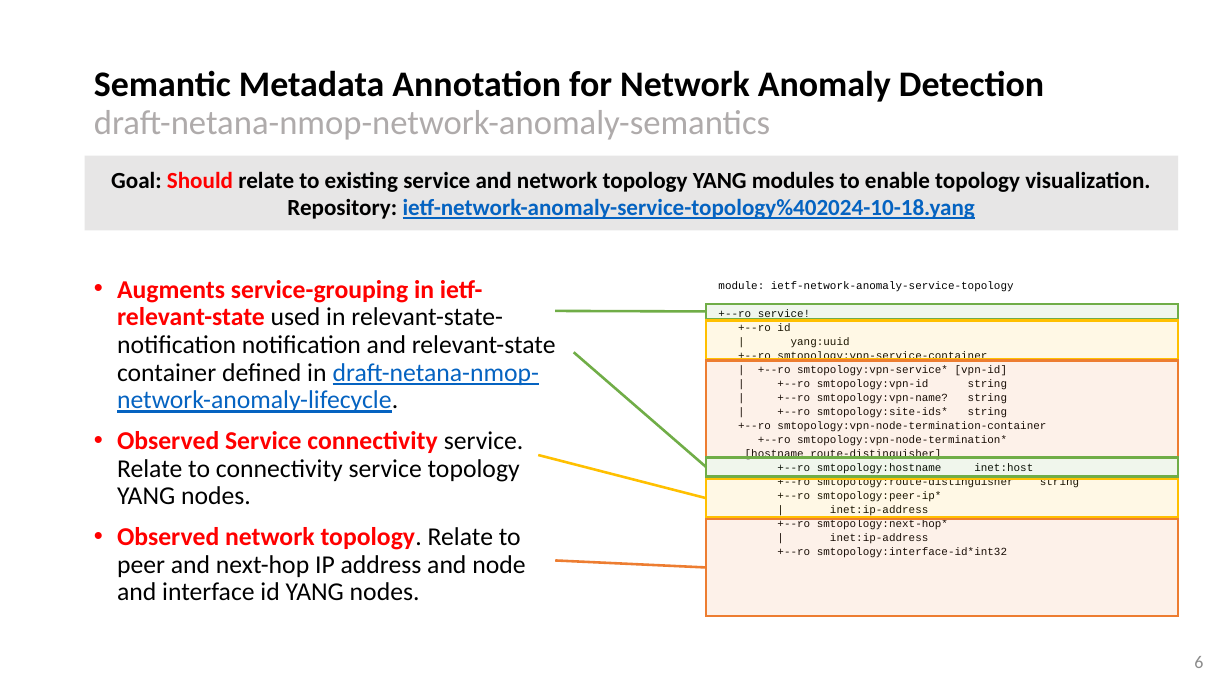
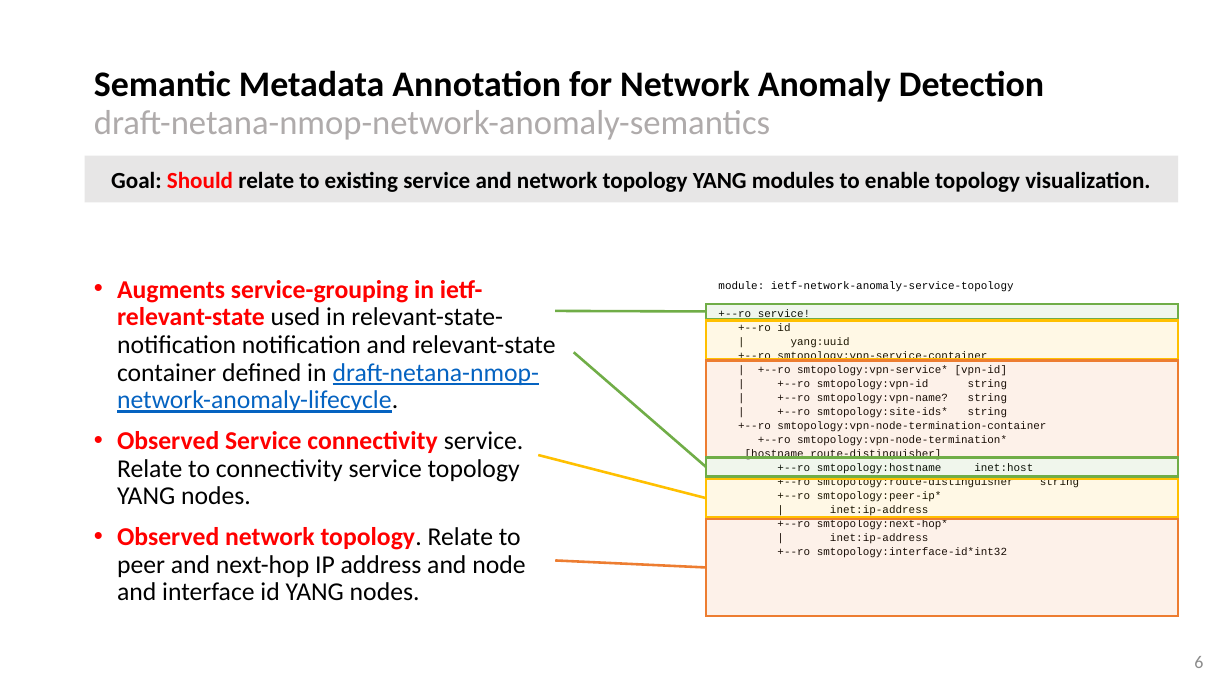
Before and after one commit to network-analytics/ietf-network-analytics-document-status, a slide deck: slide 6 of 121/NMOP/draft-ietf-nmop-network-anomaly-architecture-semantics-lifecycle.pptx. Drawn at 1232x693 pixels with LibreOffice and Linux fonts; fonts in the diff are those of the drawing. Boxes give left, top, right and bottom in pixels: in the first picture for what was removed or moved away, otherwise in the second. Text is boxed around its words. In the diff, an @@ line names an element or a change of style, - is before the commit and + after.

```diff
--- a/121/NMOP/draft-ietf-nmop-network-anomaly-architecture-semantics-lifecycle.pptx
+++ b/121/NMOP/draft-ietf-nmop-network-anomaly-architecture-semantics-lifecycle.pptx
@@ rectangle "Goal: Should relate to existing ...": place and size @@
-rectangle "Goal: Should relate to existing ..." at (85,156,1179,231)
+rectangle "Goal: Should relate to existing ..." at (85,156,1179,202)
@@ text in rectangle at (111,171,1150,192): text changed @@
-Goal: Should relate to existing service and network topology YANG modules to enable topology visualization.
-Repository: ietf-network-anomaly-service-topology%402024-10-18.yang
+Goal: Should relate to existing service and network topology YANG modules to enable topology visualization.
```
Also in this commit, not shown: 3 other slides changed, 1 other file.
